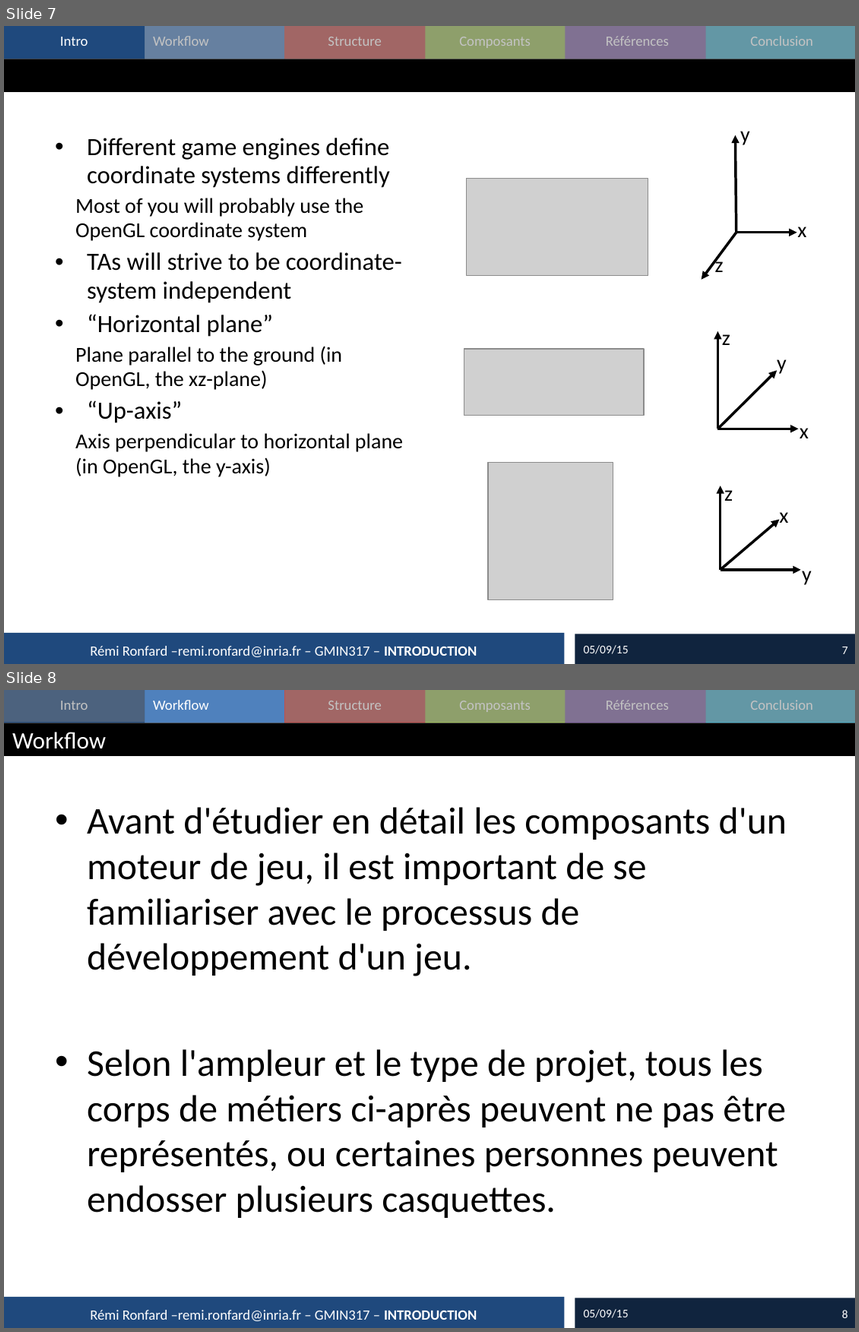
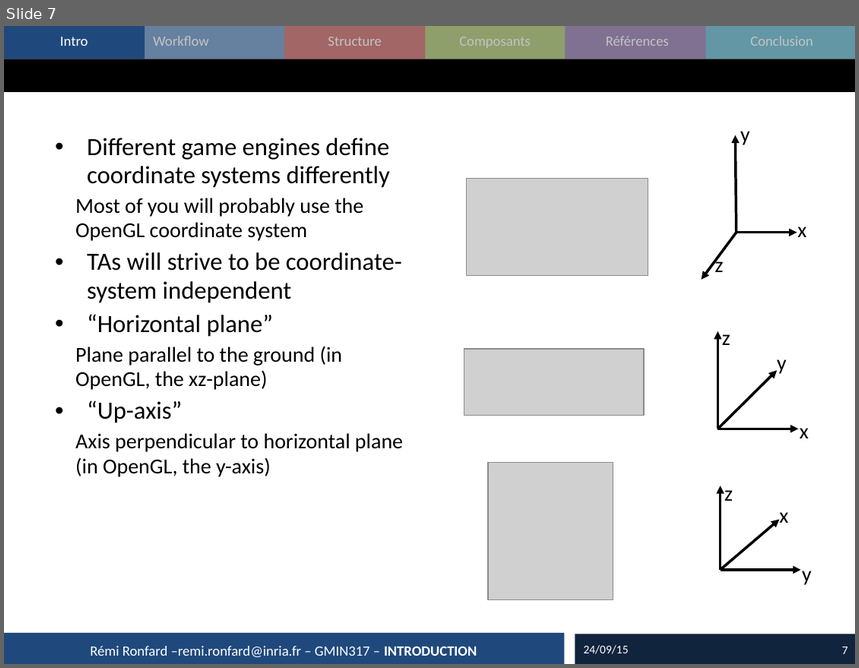
Before and after one commit to imagina-gmin317/imagina-gmin317-2015, a slide deck: cours/2015_02_GameEngine.pptx. Shown one above the other, each under a label of ours: slides 7 and 8 before the commit, slide 7 after it. The pictures are 859x1332 and 859x668 pixels, drawn with LibreOffice and Linux fonts; fonts in the diff are those of the drawing; grey boxes stand for pictures. Boxes give left, top, right and bottom in pixels: in the first picture for what was removed or moved away, otherwise in the second. Text is boxed around its words. In the diff, an @@ line names an element or a change of style, - is before the commit and + after.

```diff
--- a/cours/2015_02_GameEngine.pptx
+++ b/cours/2015_02_GameEngine.pptx
@@ slide 8 removed at (4,690,855,1328), background #FFFFFF; not listed: 15 template elements that a slide beside it also shows @@
@@ rectangle removed at (4,690,145,723) @@
@@ rectangle removed at (286,690,855,723) @@
@@ title removed at (12,732,106,749) @@
-Workflow
@@ text removed at (87,807,787,1218) @@
-• Avant d'étudier en détail les composants d'un moteur de jeu, il est important de se familiariser avec le processus de développement d'un jeu.
-• Selon l'ampleur et le type de projet, tous les corps de métiers ci-après peuvent ne pas être représentés, ou certaines personnes peuvent endosser plusieurs casquettes.
@@ text removed at (90,1310,477,1322) @@
-Rémi Ronfard –remi.ronfard@inria.fr – GMIN317 – INTRODUCTION
@@ text removed at (584,1309,629,1319) @@
-05/09/15
@@ page number removed at (842,1310,848,1319) @@
-8
@@ slide 7 changed as well @@
@@ text at (584,645,629,655): text changed @@
-05/09/15
+24/09/15
```
Also in this commit, not shown: 45 other slides changed, 3 other slides removed, 25 other files.
